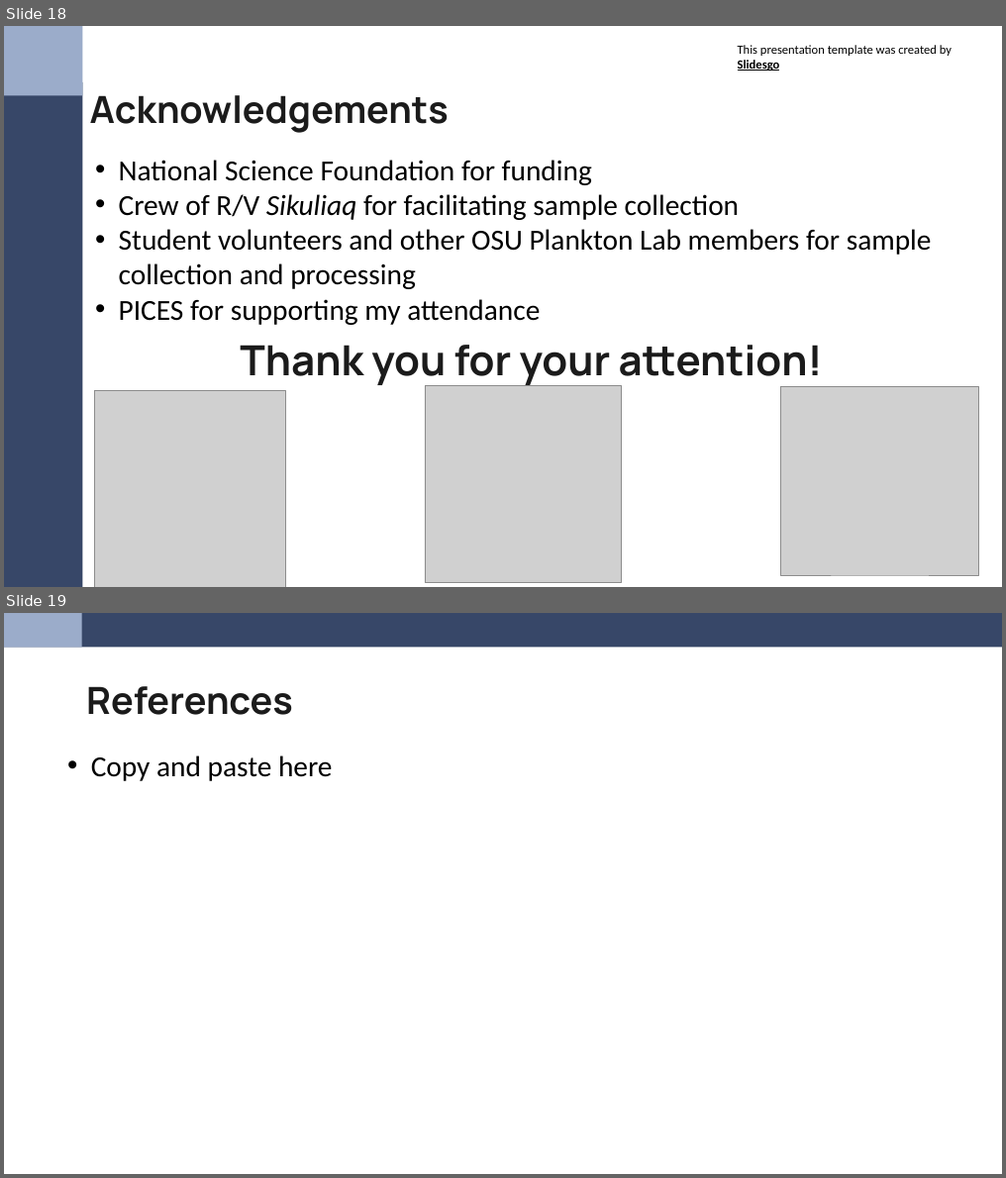
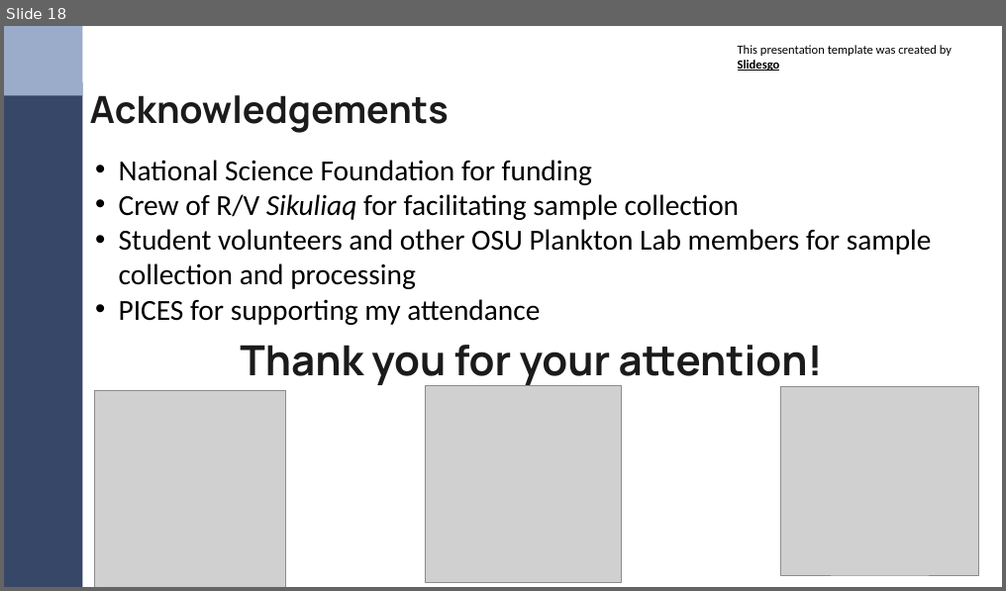
Before and after one commit to LukeABobay/larval-fish-community-analysis, a slide deck: PICES 2026 Presentation.pptx. Shown one above the other, each under a label of ours: slides 18 and 19 before the commit, slide 18 after it. The pictures are 1006x1178 and 1006x591 pixels, drawn with LibreOffice and Linux fonts; fonts in the diff are those of the drawing; grey boxes stand for pictures. Boxes give left, top, right and bottom in pixels: in the first picture for what was removed or moved away, otherwise in the second. Text is boxed around its words. In the diff, an @@ line names an element or a change of style, - is before the commit and + after.

```diff
--- a/PICES 2026 Presentation.pptx
+++ b/PICES 2026 Presentation.pptx
@@ slide 19 removed at [4, 613, 1002, 1174], background #FFFFFF @@
@@ rectangle removed at [4, 613, 1002, 648] @@
@@ rectangle removed at [4, 613, 82, 648] @@
@@ title removed at [86, 686, 293, 715] @@
-References
@@ text removed at [91, 756, 332, 781] @@
-• Copy and paste here
```
Also in this commit, not shown: 1 slide changed.
